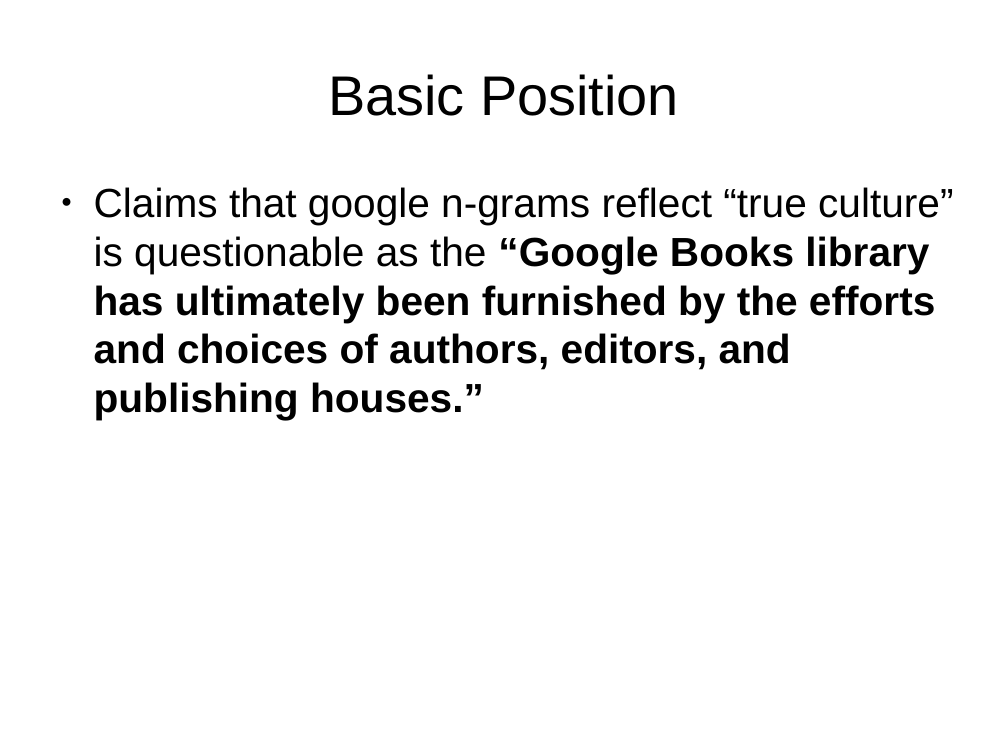
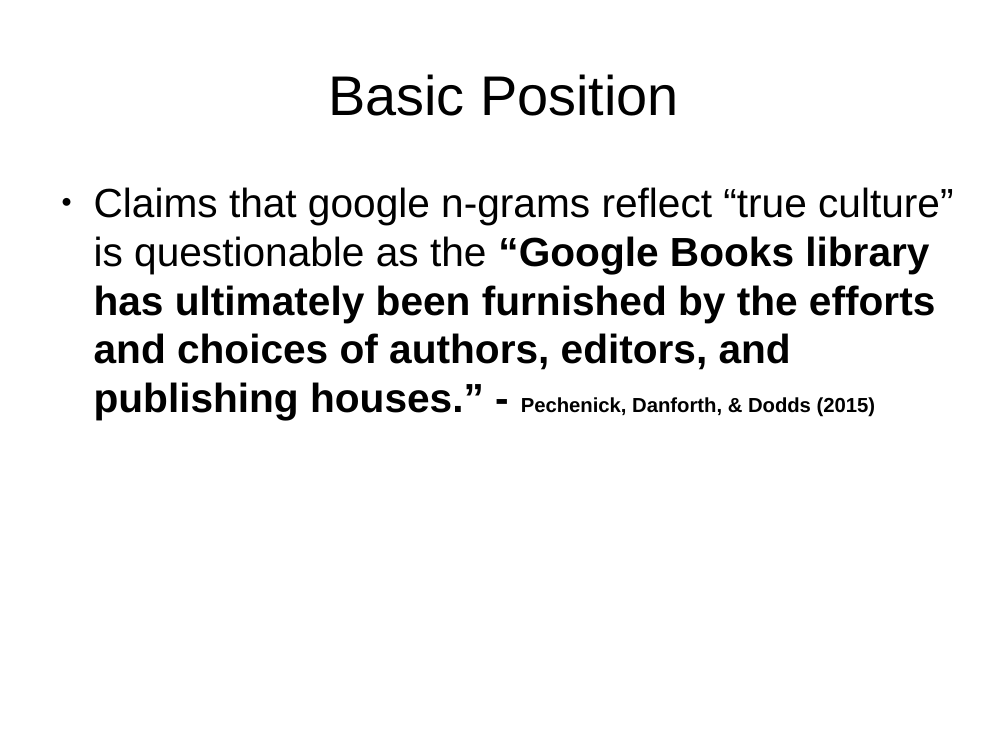
Before and after one commit to loudermilk/brownbag, a slide deck: slide 7 of decks/ngram.odp. Drawn at 1008x756 pixels with LibreOffice and Linux fonts; fonts in the diff are those of the drawing. Boxes give left, top, right and bottom in pixels: in the first picture for what was removed or moved away, otherwise in the second. Text is boxed around its words. In the diff, an @@ line names an element or a change of style, - is before the commit and + after.

```diff
--- a/decks/ngram.odp
+++ b/decks/ngram.odp
@@ text at box(94, 187, 953, 420): text changed @@
-● Claims that google n-grams reflect “true culture” is questionable as the “Google Books library has ultimately been furnished by the efforts and choices of authors, editors, and publishing houses.”
+● Claims that google n-grams reflect “true culture” is questionable as the “Google Books library has ultimately been furnished by the efforts and choices of authors, editors, and publishing houses.” - Pechenick, Danforth, & Dodds (2015)
```
Also in this commit, not shown: 5 other slides changed, 1 slide added, 2 slides removed.
